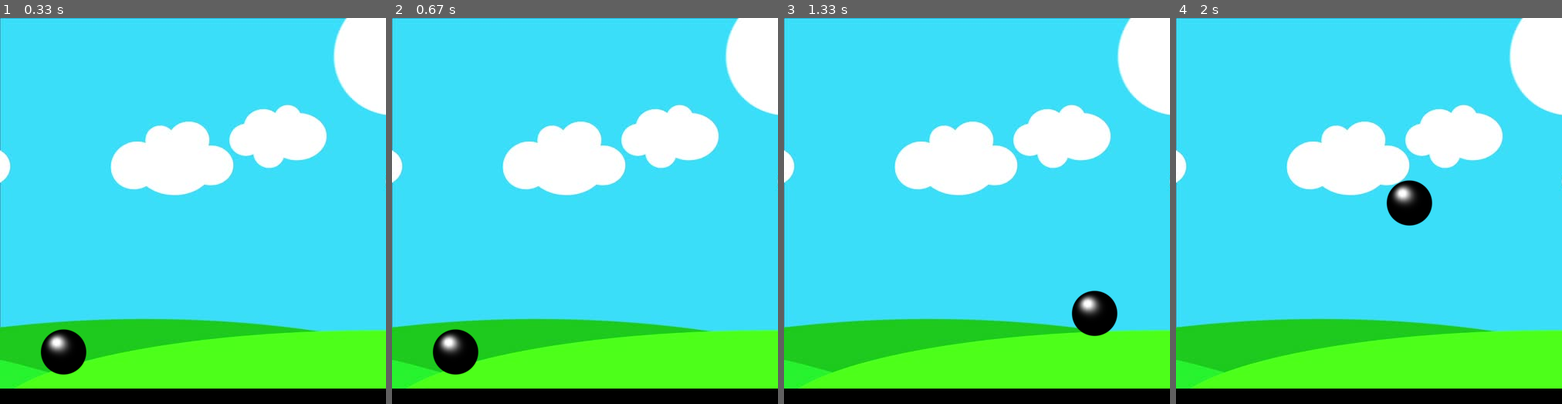
Above: before the commit, frames 1-4 (left to right).
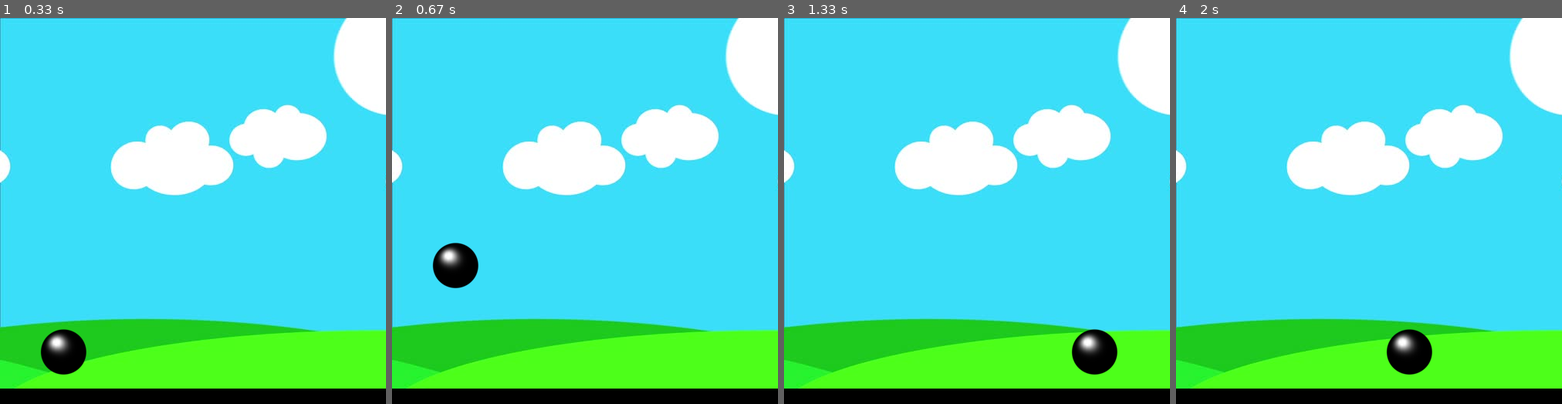
Above: after the commit, the same moments.

Repository: FarhanSajid1/PyGameBall
Game: pygame game, started from ball.py
Same seed, same stepped clock (60 frames per second), same inputs: the game is played once before the commit and once after it.
Inputs:
- Up to frame 1 (0.33 s): no input
- Up to frame 2 (0.67 s): tap Space at 0.33 s
- Up to frame 3 (1.33 s): hold Right 0.67-1.13 s; hold Right from 1.17 s (still down)
- Up to frame 4 (2 s): release Right at 1.63 s; hold Left from 1.67 s (still down)

Frame 1 is identical in both runs. In frame 2, 2.2% of the frame differs, in the area x 10-23%, y 58-93%; in frame 3, 2.1%; in frame 4, 2.2%, in the area x 54-67%, y 42-93%.

Commit message:
initial commit

Diff:
--- a/ball.py
+++ b/ball.py
@@ -2,9 +2,8 @@
 
 # first we initialize the pygame
 pygame.init()
-
+gamelen, gamewidth = 500, 500
 bg = pygame.image.load('bg.jpg')
-gamelen, gamewidth = 500, 500
 win = pygame.display.set_mode((gamelen, gamewidth))
 
 class Ball():
@@ -22,8 +21,10 @@
         self.stationary = True
         self.jumpcount = 10
         self.double_jump = False
-        self.max_jump =3
-        self.current_jump = 0
+        self.gravity = 1
+        self.jump_vel = 20
+        self.apex = 0
+        self.stop = -10
 
     def draw(self, win):
         if not self.stationary:
@@ -38,18 +39,13 @@
             else:
                 win.blit(self.ball, (self.x, self.y))
 
-
-
+def redraw():
+    win.blit(bg, (0, 0))  # blit in the top right corner
+    ball.draw(win)
+    pygame.display.update()  # update the display
 
 ball = Ball()
-def redraw():
-    win.blit(bg, (0,0)) # blit in the top right corner
-    ball.draw(win)
-    pygame.display.update() # update the display
-
 game = True
-
-previous_hit_time = pygame.time.get_ticks()
 while game:
     pygame.time.delay(10) # 10 milisecond deplay
 
@@ -58,19 +54,19 @@
         if event.type == pygame.QUIT:
             game = False
 
+    # print(ball.y)
+
     keys = pygame.key.get_pressed()
 
     if keys[pygame.K_LEFT] and ball.x > ball.vel:
         ball.x -= ball.vel
         ball.left = True
         ball.right = False
-        ball.jump = True
 
     elif keys[pygame.K_RIGHT] and ball.x < gamewidth - ball.width - ball.vel:
         ball.x += ball.vel
         ball.right = True
         ball.left = False
-        ball.jump = True
 
     else:
         ball.stationary = True
@@ -80,25 +76,22 @@
             ball.jump = True
             jump_time = pygame.time.get_ticks()
     else:
-        # hit_time = pygame.time.get_ticks()
-        # if ball.current_jump < ball.max_jump and hit_time - previous_hit_time > 800:
-        #     ball.current_jump +=1
-        #     if keys[pygame.K_SPACE]:
-        #         ball.jumpcount +=10
-        #         apex +=10
-        #         previous_hit_time = hit_time
-        #     if ball.current_jump == ball.max_jump:
-        #         ball.current_jump = 0
-        #
-        apex = ball.jumpcount / 2
-        neg = 1
-        if ball.jumpcount >= -10:
-            neg = 1
-            if ball.jumpcount < apex:
-                neg = -1
-            ball.y -= (ball.jumpcount **2) * .5 * neg
-            ball.jumpcount -=1
-        else:
+        ball.jump_vel -= 1
+        print(ball.y)
+        ball.y -=ball.jump_vel
+
+        if ball.jump_vel < 0:
+            if keys[pygame.K_SPACE]:
+                ball.jump_vel +=20
+        if ball.y >= 400:
+            ball.jump_vel += 20
+            ball.apex = ball.jump_vel / 2
+
+        if ball.y >= 400:
             ball.jump = False
-            ball.jumpcount = 10
+            ball.jump_vel = 20
+            # ball.jump_vel = 20
+
+
+
     redraw()
